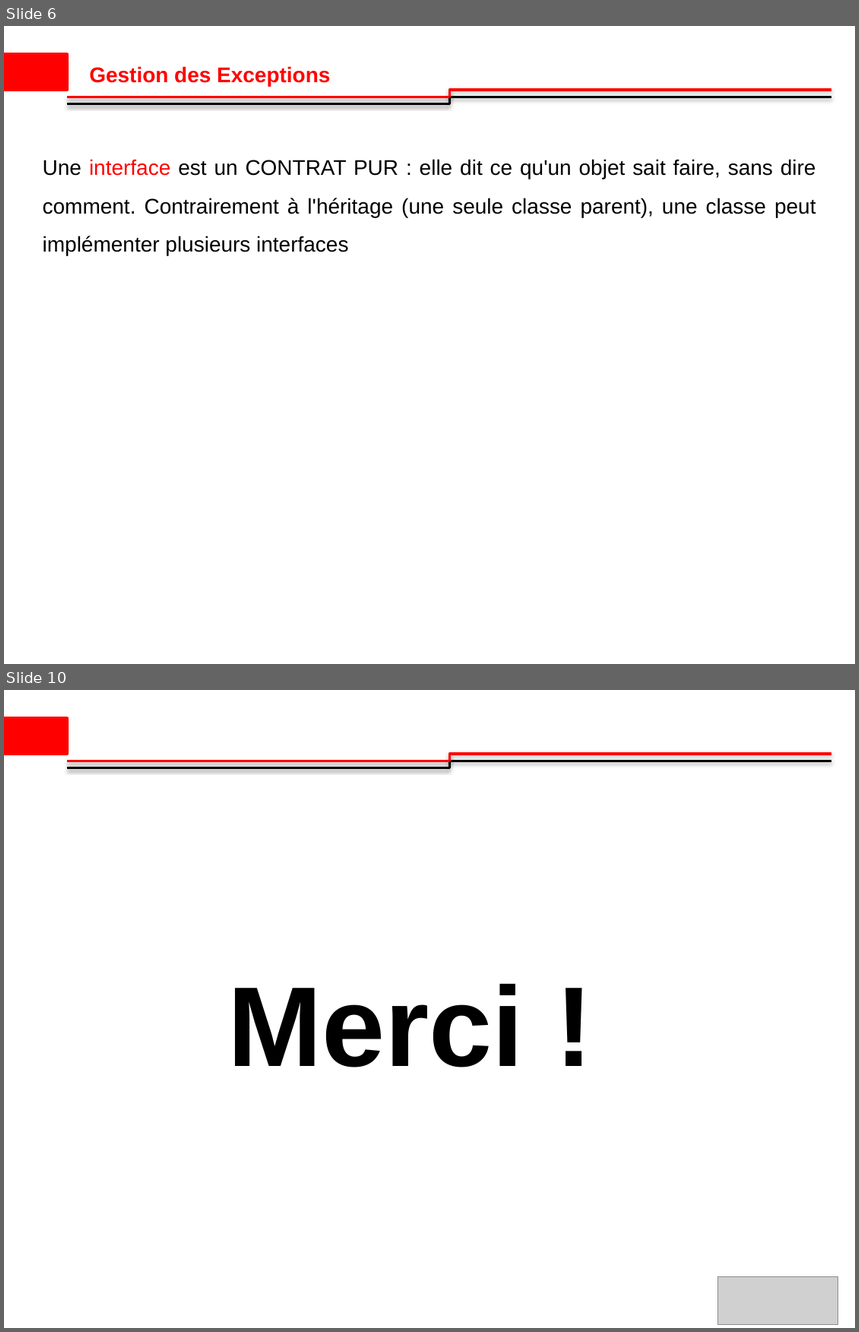
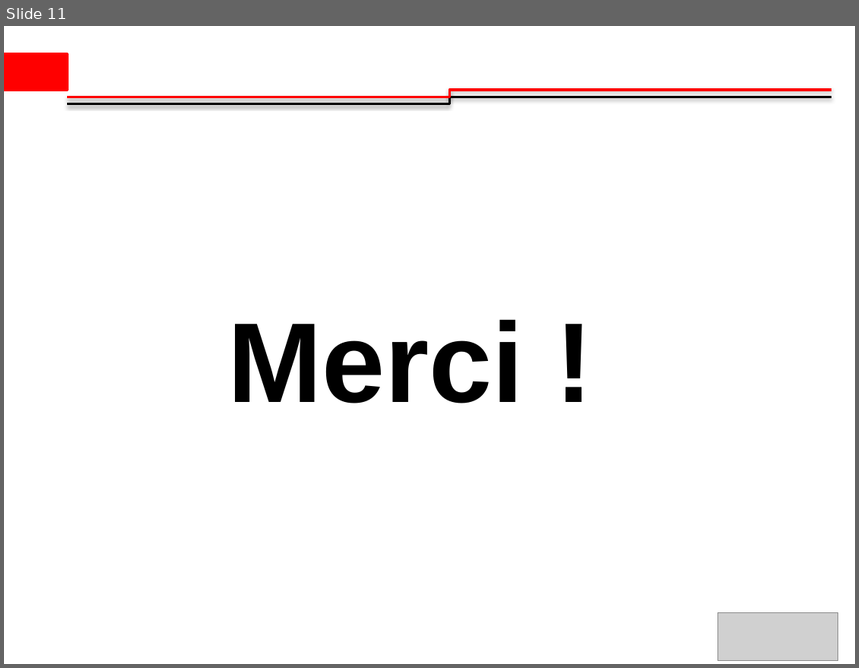
Before and after one commit to ibrahimsava/Osis-training-in-java, a slide deck: Osis_Presentation_Ibrahim_SAVADOGO_2 [Autosaved].pptx. Shown one above the other, each under a label of ours: slides 6 and 10 before the commit, slide 11 after it; the slides between them are not shown. The pictures are 859x1332 and 859x668 pixels, drawn with LibreOffice and Linux fonts; fonts in the diff are those of the drawing; grey boxes stand for pictures; background and template pictures are left out. Boxes give left, top, right and bottom in pixels: in the first picture for what was removed or moved away, otherwise in the second. Text is boxed around its words. In the diff, an @@ line names an element or a change of style, - is before the commit and + after.

```diff
--- a/Osis_Presentation_Ibrahim_SAVADOGO_2 [Autosaved].pptx
+++ b/Osis_Presentation_Ibrahim_SAVADOGO_2 [Autosaved].pptx
@@ slide 6 removed at bbox=[4, 26, 855, 664], background #FFFFFF; not listed: 3 template elements that a slide beside it also shows @@
@@ text removed at bbox=[89, 66, 330, 86] @@
-Gestion des Exceptions
@@ text removed at bbox=[43, 159, 816, 256] @@
-Une interface est un CONTRAT PUR : elle dit ce qu'un objet sait faire, sans dire comment. Contrairement à l'héritage (une seule classe parent), une classe peut implémenter plusieurs interfaces
@@ what was slide 10 is now slide 11 @@
```
Also in this commit, not shown: 7 slides changed, 3 slides added, 1 other slide removed, 1 other file.
